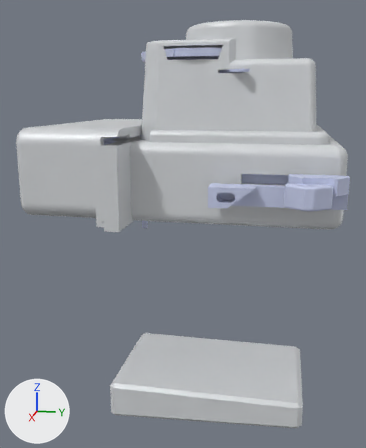
One commit to the glTF model assets/camera-v3.glb: the scene before it, then after it.
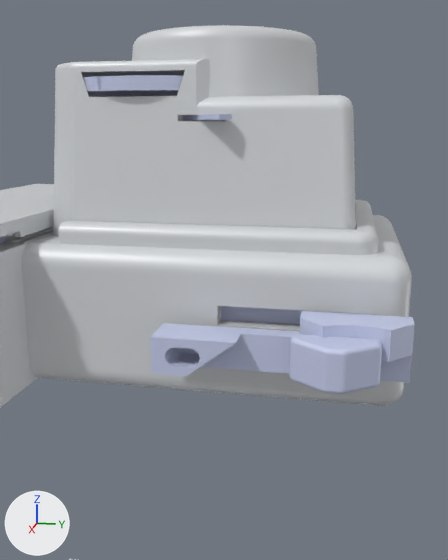
Each version appears first whole from a 50 mm camera at (0.3109, 0.0499, 0.0412) aimed at (0.013, -0.0097, -0.0332), and next in a close-up from a 50 mm camera at (0.2163, 0.0629, 0.0527) aimed at (0.0681, 0.0333, 0.0156). The lights are fixed; the arrows at lower left show +X, +Y and +Z. The older version's two pictures come first. Where no turn or scale is listed for an object, it has been applied to the vertices.

In view in the first close-up: '4000 - Case - PrinterCase', 'Box 4001_Défaut', 'Handle 2^Tank 6000_Défaut', 'Tank case^Tank case 7003_Camera V3_Défaut', 'Wheel^Shutter_Défaut', 'lever 6006_Défaut', 'lever handle 6008_Défaut', 'lever support 6007_Défaut' and 1 more.
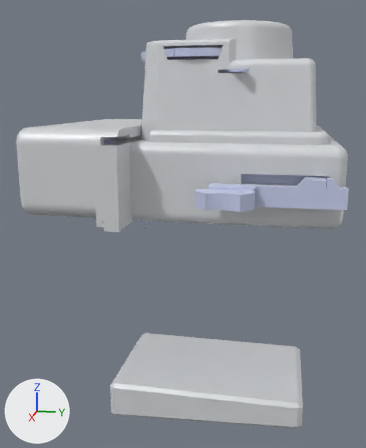
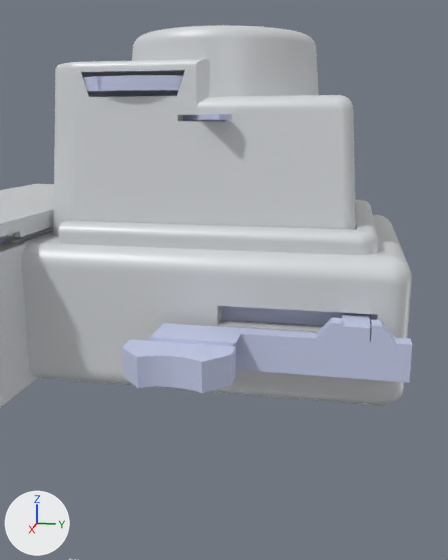
Location of each change, (x1, y1, x2, y2) in pixels of the close-ups (448 x 560 px):
'Handle 2^Tank 6000_Défaut', moved
    before: (300, 311, 415, 362)
    after: (122, 339, 236, 393)
'lever handle 6008_Défaut', deleted (pale blue)
    before: (290, 334, 382, 394)

What changed in the scene script:
```text
Remove ob_lever_handle_6008_défaut:
    ob_lever_handle_6008_défaut = bpy.data.objects.new('lever handle 6008_Défaut', me_lever_handle_6008_défaut)
    ob_lever_handle_6008_défaut.location = (0.0676, 0.062, -0.0084)
Change ob_handle_2_tank_6000_défaut:
    ob_handle_2_tank_6000_défaut.location: (0.0185, 0.0529, 0.0037) -> (0.0305, 0.0094, -0.003)
```
